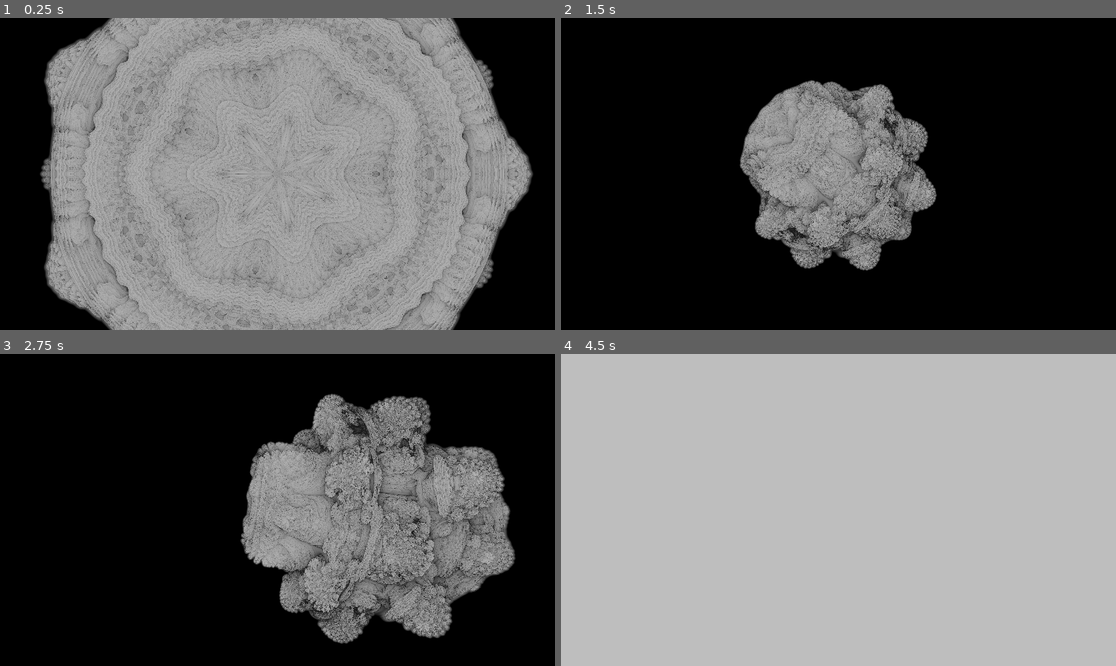
Above: before the commit, frames 1-4 (two rows, left to right).
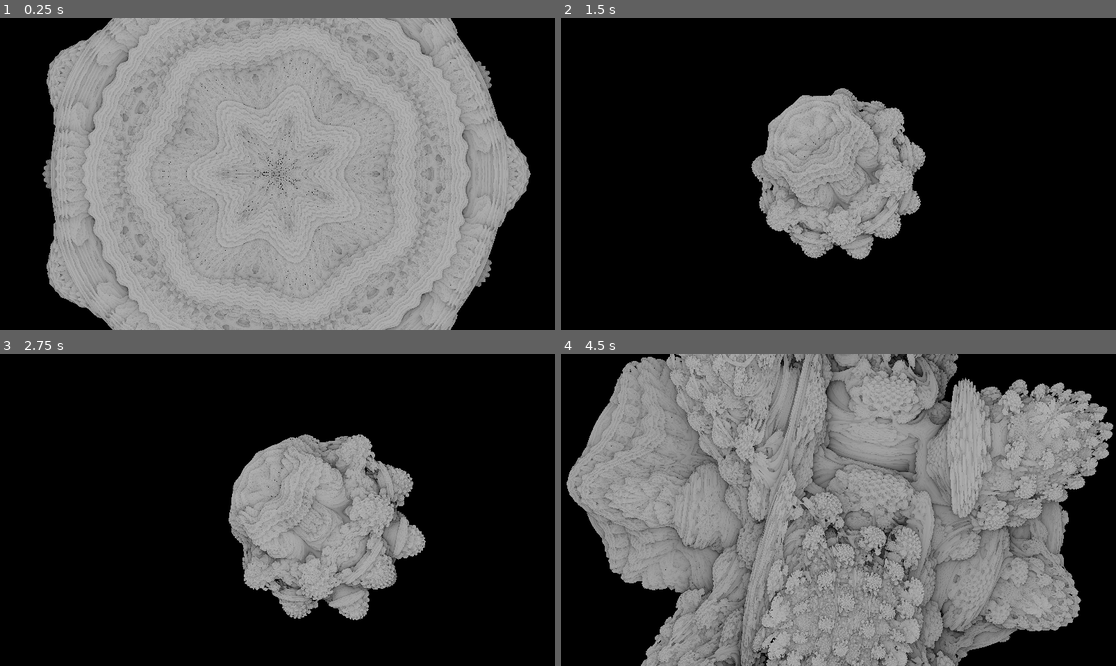
Above: after the commit, the same moments.

Repository: Peter-Pyshnyy/fractal-renderer
Game: Godot game, scene res://modules/renderer/FractalRenderer.tscn
The game is run twice, just before and just after one commit, with the same random seed, the same clock (stepped at 60 frames per second) and the same inputs.
Inputs (mouse positions are in pixels of both pictures, inside the frame that each line leads up to):
- Up to frame 1 (0.25 s): no input
- Up to frame 2 (1.5 s): move the mouse to (960, 158) at 0.52 s; hold D (move_right) 0.53-1.28 s; hold B (benchmark) 0.53-1.28 s; click (960, 158) at 0.67 s; move the mouse to (727, 189) at 1.27 s; hold S (move_backward) from 1.28 s (still down); tap B (benchmark) at 1.35 s
- Up to frame 3 (2.75 s): move the mouse to (333, 441) at 2.02 s; release S (move_backward) at 2.03 s; hold D (move_right) from 2.03 s (still down); hold C (switch_camera) from 2.03 s (still down); tap B (benchmark) at 2.3 s
- Up to frame 4 (4.5 s): move the mouse to (810, 572) at 2.77 s; release D (move_right) at 2.78 s; release C (switch_camera) at 2.78 s; hold W (move_forward) 2.78-3.53 s; tap B (benchmark) at 2.85 s; click (810, 572) at 2.92 s; move the mouse to (1005, 556) at 3.52 s; hold B (benchmark) 3.53-4.28 s; hold A (move_left) from 3.53 s (still down); move the mouse to (672, 463) at 4.27 s; tap C (switch_camera) at 4.35 s

The runs differ from the first frame. In frame 1, 5.2% of the frame differs, in the area x 7-96%, y 0-100%; in frame 2, 9.3%; in frame 3, 22%; in frame 4, 94%, in the area x 0-100%, y 0-100%.

Commit message:
Add enhanced ray marching

Diff:
--- a/modules/renderer/FractalRenderer.tscn
+++ b/modules/renderer/FractalRenderer.tscn
@@ -19,12 +19,12 @@
 shader_parameter/right = Vector3(0, 0, 0)
 shader_parameter/up = Vector3(0, 1, 0)
 shader_parameter/MAX_STEPS = 250
-shader_parameter/epsilon = 1e-05
+shader_parameter/epsilon = 1e-07
 shader_parameter/color = Vector3(1, 1, 0.975)
 shader_parameter/lightPos = Vector3(-2, 5, 3)
 shader_parameter/lightColor = Vector3(0.9, 0.9, 0.68)
 shader_parameter/ambientColor = Vector3(1, 1, 1)
-shader_parameter/TEST = 0.7
+shader_parameter/TEST = 0.1
 
 [node name="FractalRenderer" type="Node"]
 
@@ -62,3 +62,4 @@
 [node name="Benchmark" type="Node" parent="." node_paths=PackedStringArray("camera_rig")]
 script = ExtResource("4_mq4g3")
 camera_rig = NodePath("../CameraRig")
+benchmark_mode = 1
--- a/scripts/camera_rig.gd
+++ b/scripts/camera_rig.gd
@@ -4,7 +4,7 @@
 
 @export var current_mode: CameraMode = CameraMode.ORBIT
 @export var mouse_sensitivity := 0.003
-@export var move_speed := 1.0
+@export var move_speed := 0.25
 @export var orbit_radius := 1.5
 
 @export var zoom_speed := 0.1
--- a/shaders/fragment/mandelbulb.gdshader
+++ b/shaders/fragment/mandelbulb.gdshader
@@ -5,12 +5,14 @@
 #include "res://shaders/includes/color/blinn_phong.gdshaderinc"
 #include "res://shaders/includes/sdfs/sdf_mandelbulb.gdshaderinc"
 //#include "res://shaders/includes/rayMarcher/ray_marcher.gdshaderinc"
-#include "res://shaders/includes/rayMarcher/ray_marcher_ER.gdshaderinc"
+//#include "res://shaders/includes/rayMarcher/ray_marcher_ER.gdshaderinc"
+#include "res://shaders/includes/rayMarcher/ray_marcher_enhanced.gdshaderinc"
 
 void fragment() {
 	vec2 resolution = 1.0 / SCREEN_PIXEL_SIZE;
     vec3 rayDir = getRayDirection(resolution, UV);
-    vec3 raymarchColor = raymarch_ER(rayDir, resolution);
+    //vec3 raymarchColor = raymarch_ER(rayDir, resolution);
     //vec3 raymarchColor = raymarch(rayDir);
+	vec3 raymarchColor = raymarch_enhanced(rayDir, resolution);
     COLOR = vec4(raymarchColor, 1.0);
 }
Not shown, changed: shaders/includes/rayMarcher/ray_marcher.gdshaderinc
Not shown, changed: shaders/includes/rayMarcher/ray_marcher_ER.gdshaderinc
Not shown, added: shaders/includes/rayMarcher/ray_marcher_enhanced.gdshaderinc
Not shown, added: shaders/includes/rayMarcher/ray_marcher_enhanced.gdshaderinc.uid
